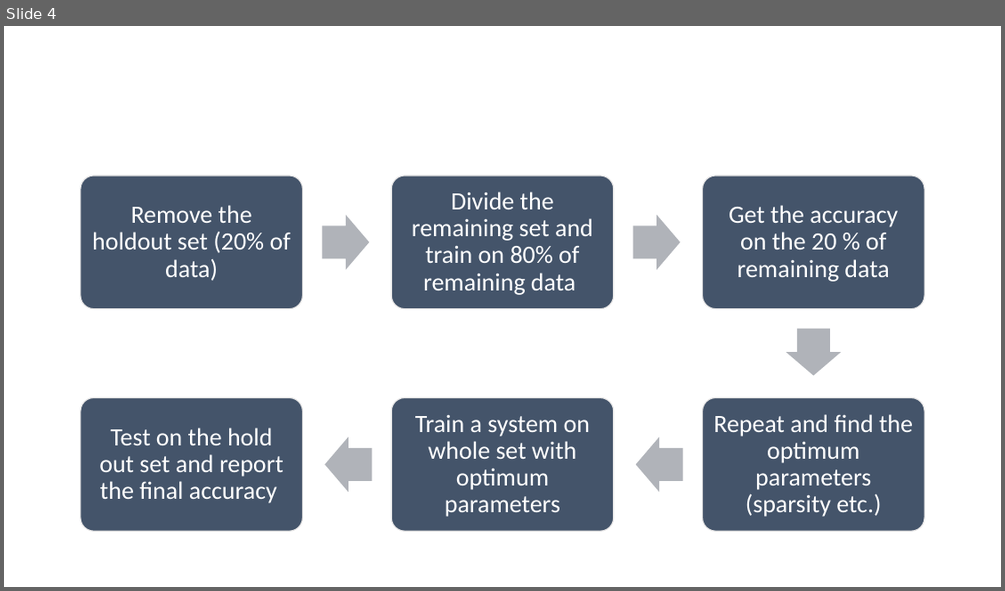
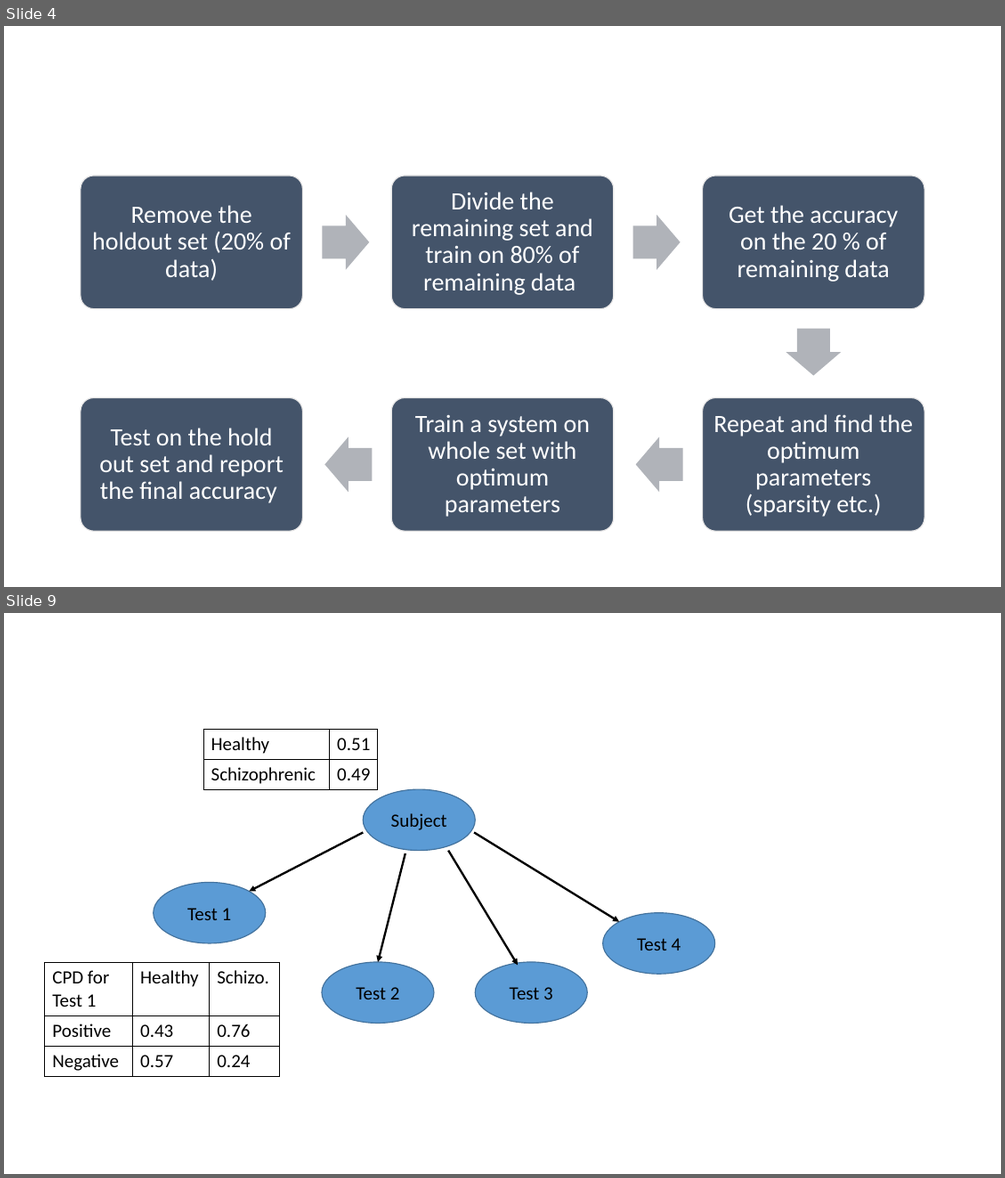
Before and after one commit to CMPUT659T4/cmput659_project, a slide deck: FinalPresentation Figures.pptx. Shown one above the other, each under a label of ours: slide 4 before the commit, slides 4 and 9 after it; the slides between them are not shown. The pictures are 1005x591 and 1005x1178 pixels, drawn with LibreOffice and Linux fonts; fonts in the diff are those of the drawing. Boxes give left, top, right and bottom in pixels: in the first picture for what was removed or moved away, otherwise in the second. Text is boxed around its words. In the diff, an @@ line names an element or a change of style, - is before the commit and + after.

```diff
--- a/FinalPresentation Figures.pptx
+++ b/FinalPresentation Figures.pptx
@@ slide 9 added at [4, 613, 1001, 1174], background #FFFFFF @@
@@ table added at [203, 729, 378, 789], 2 rows, 2 columns @@
+Healthy | 0.51
+Schizophrenic | 0.49
@@ ellipse added at [363, 789, 475, 851], fill #5B9BD5, outline #43739E 1 pt, 18 pt, text #000000 @@
+Subject
@@ arrow added from (363, 832) to (250, 892), #000000 2 pt @@
@@ arrow added from (448, 850) to (518, 965), #000000 2 pt @@
@@ arrow added from (474, 832) to (619, 922), #000000 2 pt @@
@@ arrow added from (405, 853) to (378, 962), #000000 2 pt @@
@@ ellipse added at [154, 882, 266, 943], fill #5B9BD5, outline #43739E 1 pt, 18 pt, text #000000 @@
+Test 1
@@ ellipse added at [603, 913, 715, 974], fill #5B9BD5, outline #43739E 1 pt, 18 pt, text #000000 @@
+Test 4
@@ table added at [45, 962, 280, 1075], 3 rows, 3 columns @@
+CPD for Test 1 | Healthy | Schizo.
+Positive | 0.43 | 0.76
+Negative | 0.57 | 0.24
@@ ellipse added at [322, 962, 434, 1023], fill #5B9BD5, outline #43739E 1 pt, 18 pt, text #000000 @@
+Test 2
@@ ellipse added at [475, 962, 587, 1023], fill #5B9BD5, outline #43739E 1 pt, 18 pt, text #000000 @@
+Test 3
```
Also in this commit, not shown: 1 slide changed, 3 other slides added, 8 other files.
